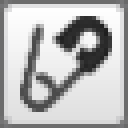
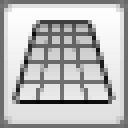
Layers edited between the first and the second w=128, h=128 image:
hid group "unpin" (1st of 2) (1 layers) over 20, 16, 112, 112
added group "wireframe" with 2 layers above "show verts" over 16, 24, 112, 104
added layer "Layer 3" (50%) in group "wireframe" over 20, 24, 108, 104
added layer "Cloth" (1st of 2, in "wireframe") (94%) in group "wireframe" over 16, 24, 112, 100
